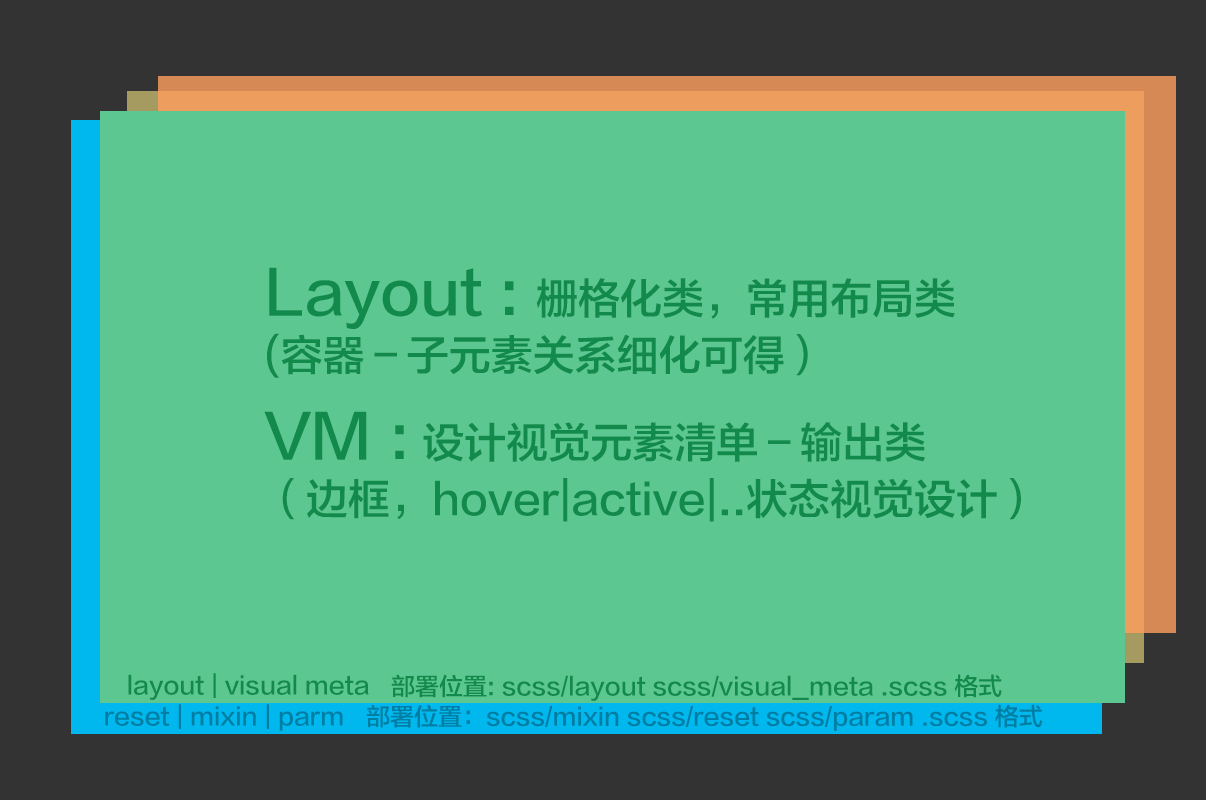
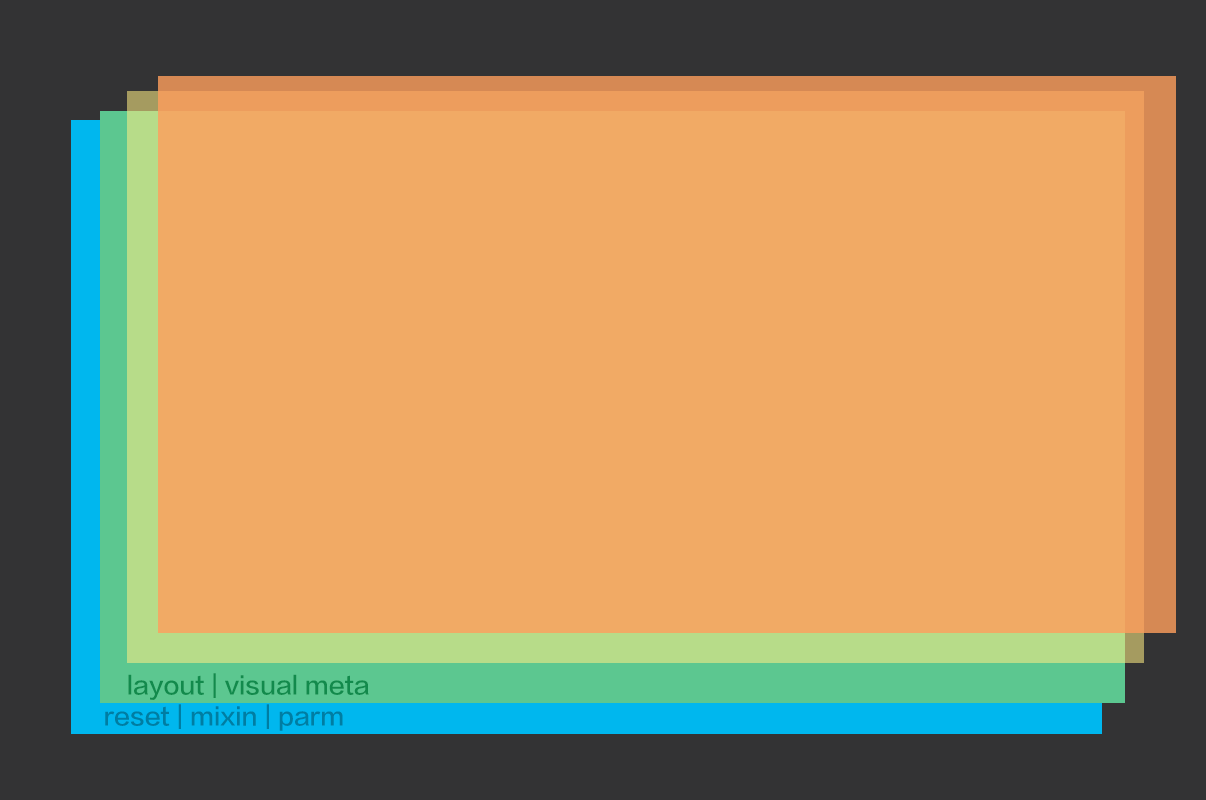
Revision of a layered 1206 x 800 image; what changed, layer by layer:
showed group "Layout-Overall" (18 layers) over box(127, 111, 1125, 731)
hid group "Layout-Specify" (78 layers) over box(127, 111, 1125, 731)
hid group "Layout 2" (2nd of 2, in "Layout-Specify") (17 layers) over box(127, 111, 1125, 731)
